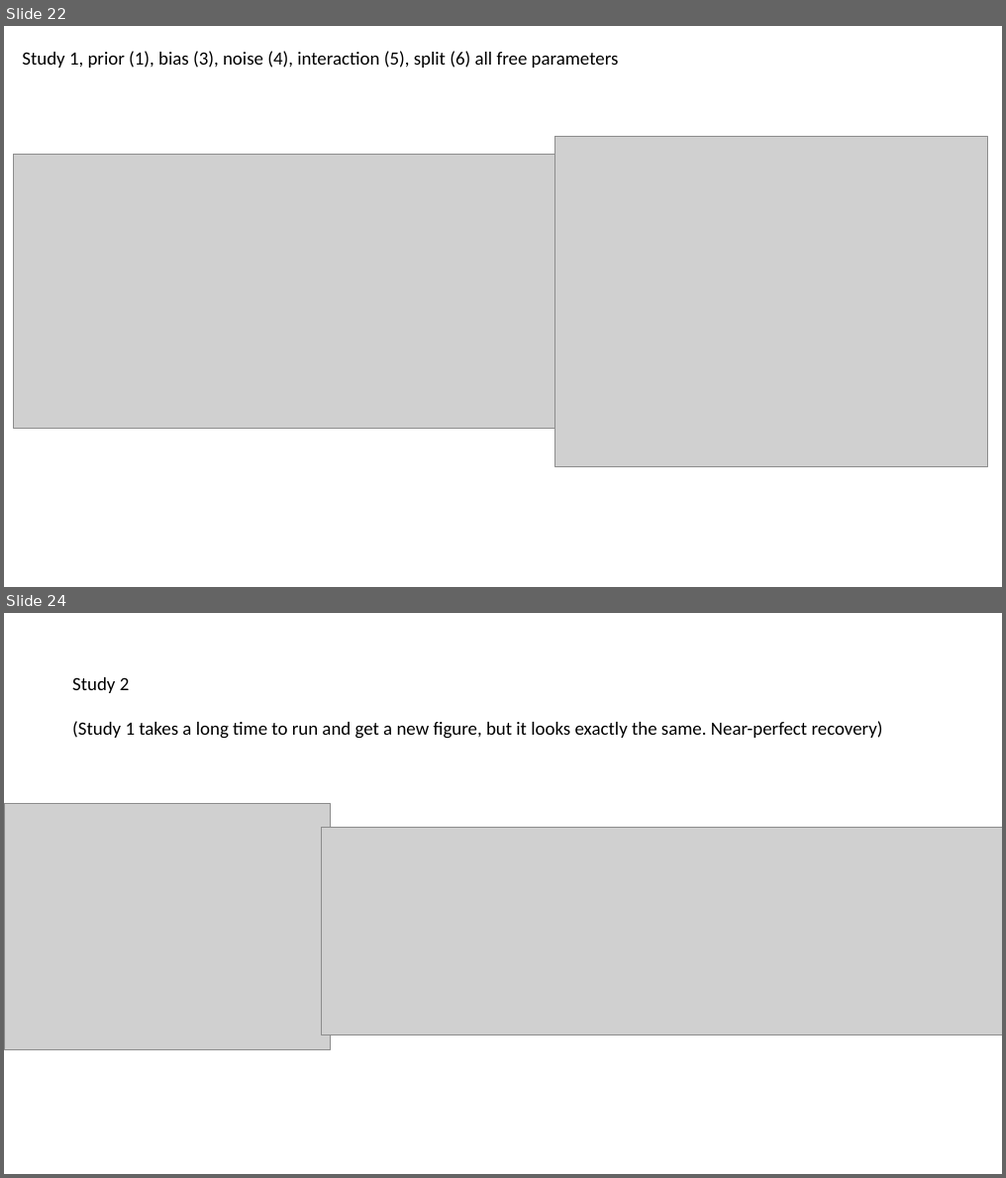
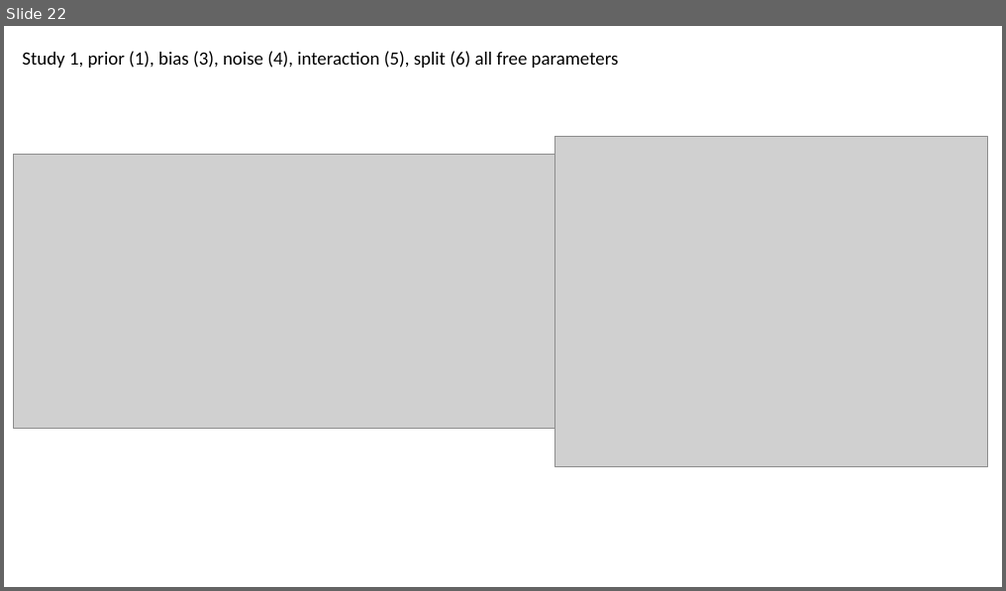
Before and after one commit to nicholasfurl/Forensic-beads-paper-1, a slide deck: forensic_beads_some_slides/forensic_beads.pptx. Shown one above the other, each under a label of ours: slides 22 and 24 before the commit, slide 22 after it; the slides between them are not shown. The pictures are 1006x1178 and 1006x591 pixels, drawn with LibreOffice and Linux fonts; fonts in the diff are those of the drawing; grey boxes stand for pictures. Boxes give left, top, right and bottom in pixels: in the first picture for what was removed or moved away, otherwise in the second. Text is boxed around its words. In the diff, an @@ line names an element or a change of style, - is before the commit and + after.

```diff
--- a/forensic_beads_some_slides/forensic_beads.pptx
+++ b/forensic_beads_some_slides/forensic_beads.pptx
@@ slide 24 removed at [4,613,1002,1174], background #FFFFFF @@
@@ text removed at [72,677,883,739] @@
-Study 2
-(Study 1 takes a long time to run and get a new figure, but it looks exactly the same. Near-perfect recovery)
@@ picture removed at [4,804,331,1051] @@
@@ picture removed at [321,827,1002,1035] @@
```
Also in this commit, not shown: 2 slides added, 3 other slides removed, 5 other files.
